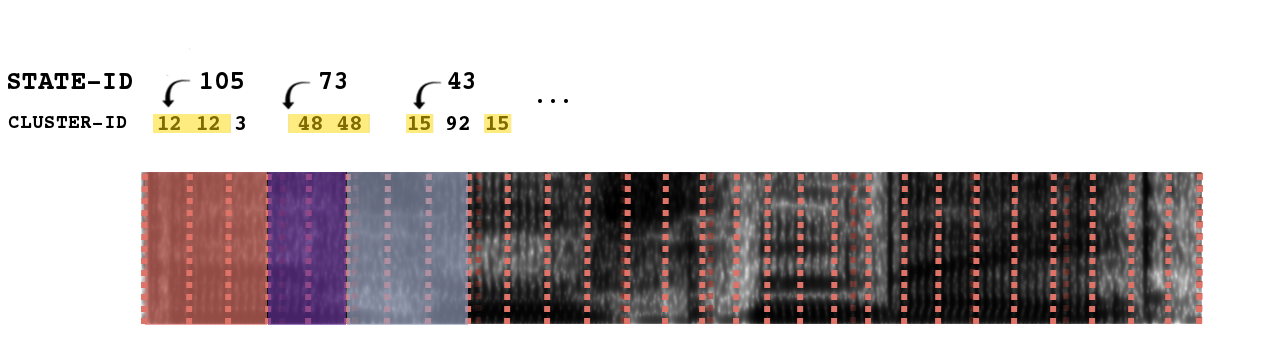
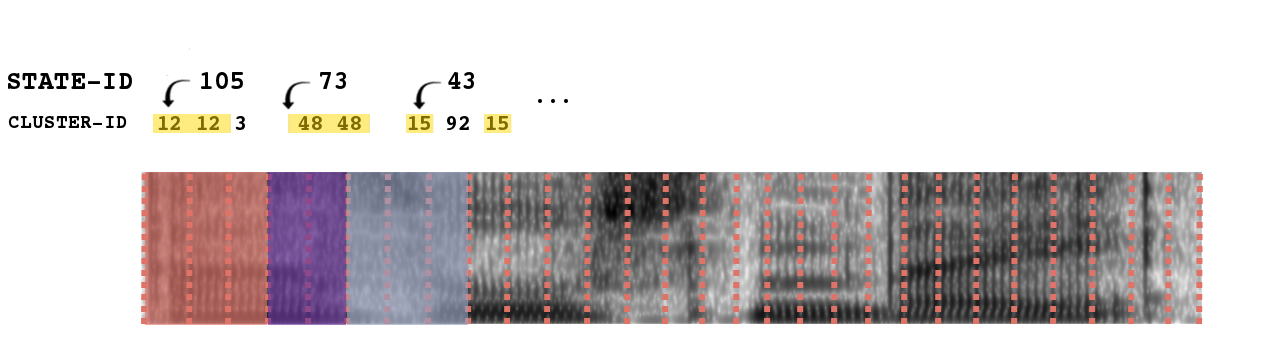
The second w=1288, h=354 image is a revision of the first. Changes to its layers:
painted on "mapped.png" over [141, 172, 1203, 324]
